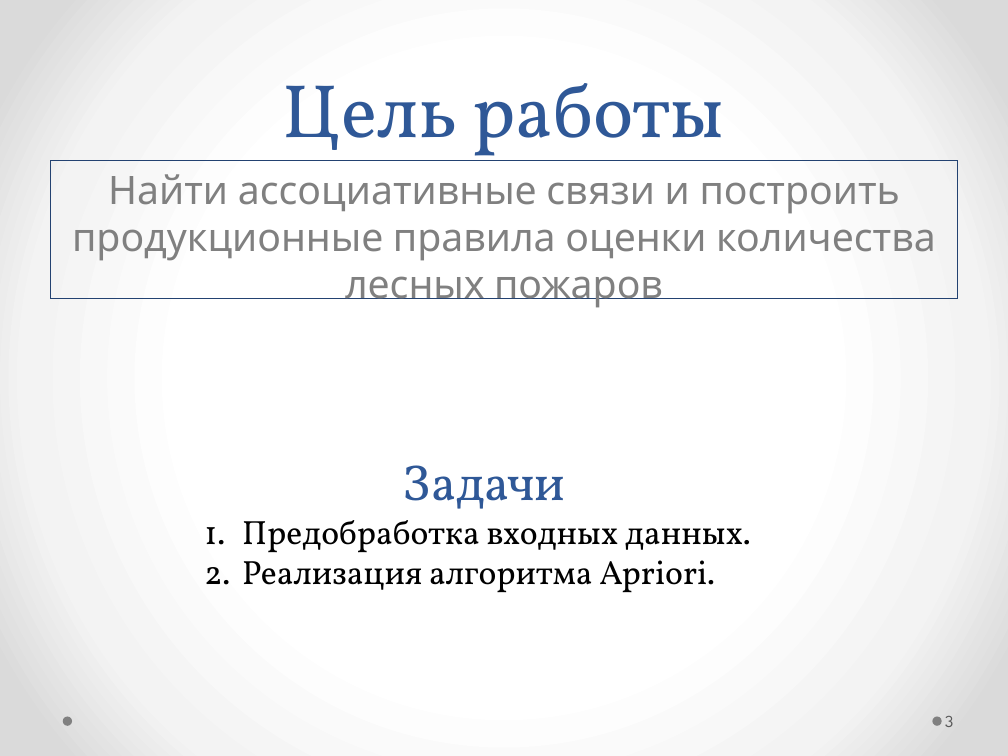
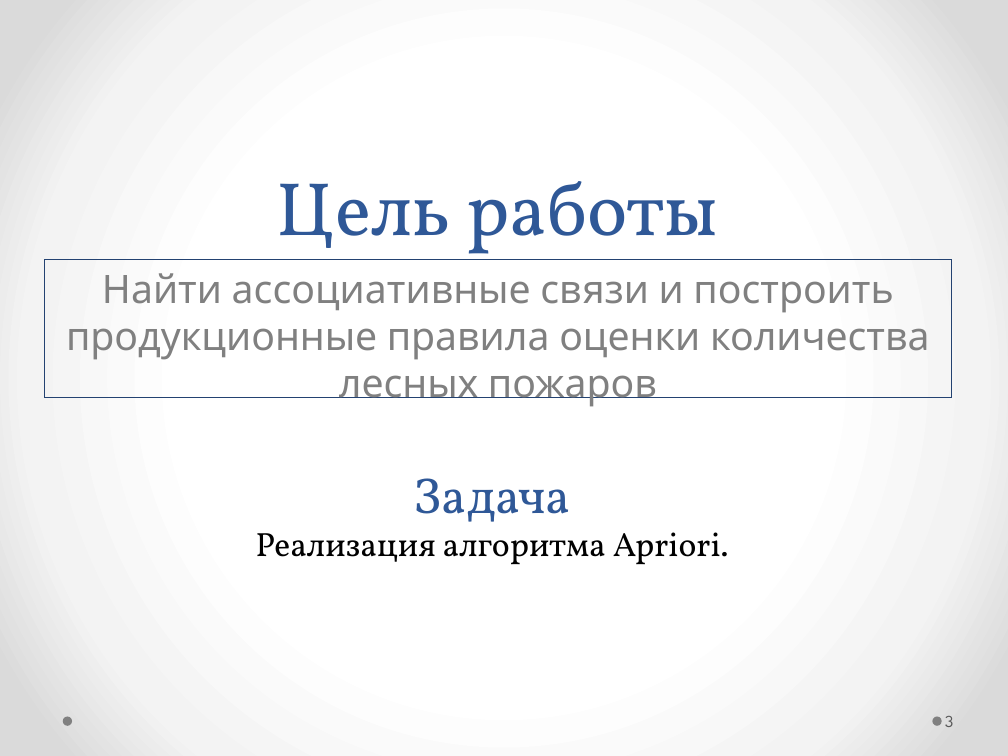
Before and after one commit to kmi9work/Fires, a slide deck: slide 3 of Apriori/my_tex/Поиск ассоциативных правил_Apriori.pptx. Drawn at 1008x756 pixels with LibreOffice and Linux fonts; fonts in the diff are those of the drawing. Boxes give left, top, right and bottom in pixels: in the first picture for what was removed or moved away, otherwise in the second. Text is boxed around its words. In the diff, an @@ line names an element or a change of style, - is before the commit and + after.

```diff
--- a/Apriori/my_tex/Поиск ассоциативных правил_Apriori.pptx
+++ b/Apriori/my_tex/Поиск ассоциативных правил_Apriori.pptx
@@ title "Цель работы": place and size @@
-title "Цель работы" at [282,83,724,161]
+title "Цель работы" at [276,181,718,260]
@@ text "Найти ассоциативные связи и построить ...": place and size @@
-text "Найти ассоциативные связи и построить ..." at [50,160,958,298]
+text "Найти ассоциативные связи и построить ..." at [44,259,952,397]
@@ text "Задача": place and size @@
-text "Задача" at [242,465,751,593]
+text "Задача" at [256,478,729,565]
@@ text at [413,478,571,522]: text changed; size 24 to 36 pt; text colour #000000 to #2F5897 @@
-Задачи
-1. Предобработка входных данных.
+Задача
@@ text at [256,532,729,565]: alignment left to centre; bullet 1. to none @@
```
Also in this commit, not shown: 9 other slides changed, 5 other files.
